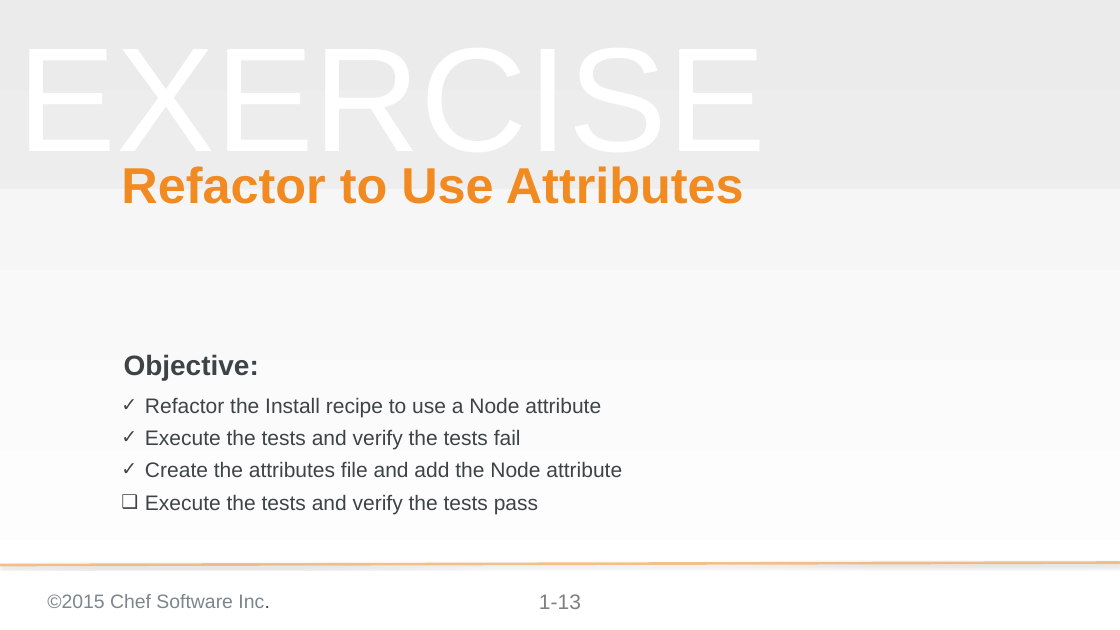
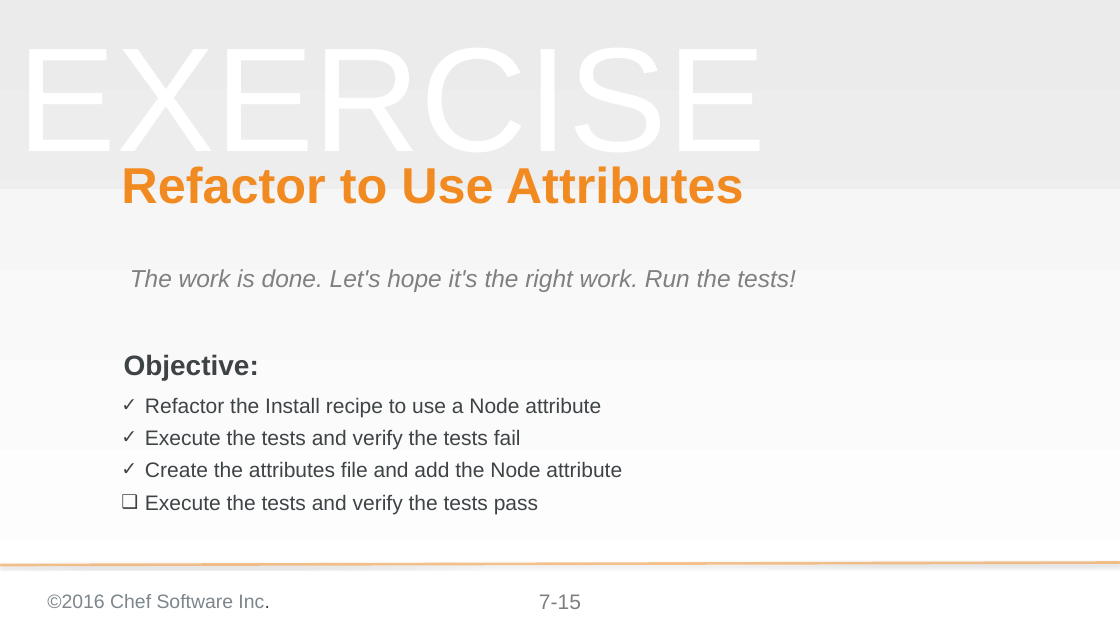
Before and after one commit to chef-training/test_driven_cookbook_development, a slide deck: slide 15 of 07-refactoring_to_attributes.pptx (slide 13 before the commit). Drawn at 1120x630 pixels with LibreOffice and Linux fonts; fonts in the diff are those of the drawing; background and template pictures are left out. Boxes give left, top, right and bottom in pixels: in the first picture for what was removed or moved away, otherwise in the second. Text is boxed around its words. In the diff, an @@ line names an element or a change of style, - is before the commit and + after.

```diff
--- a/07-refactoring_to_attributes.pptx
+++ b/07-refactoring_to_attributes.pptx
@@ text added at [130,269,795,292], 28 pt, text #808080, italic @@
+The work is done. Let's hope it's the right work. Run the tests!
@@ text at [47,594,269,608]: text changed @@
-©2015 Chef Software Inc.
+©2016 Chef Software Inc.
@@ page number at [539,594,581,609]: text changed @@
-1-13
+7-15
```
Also in this commit, not shown: 32 other slides changed, 11 slides added.
